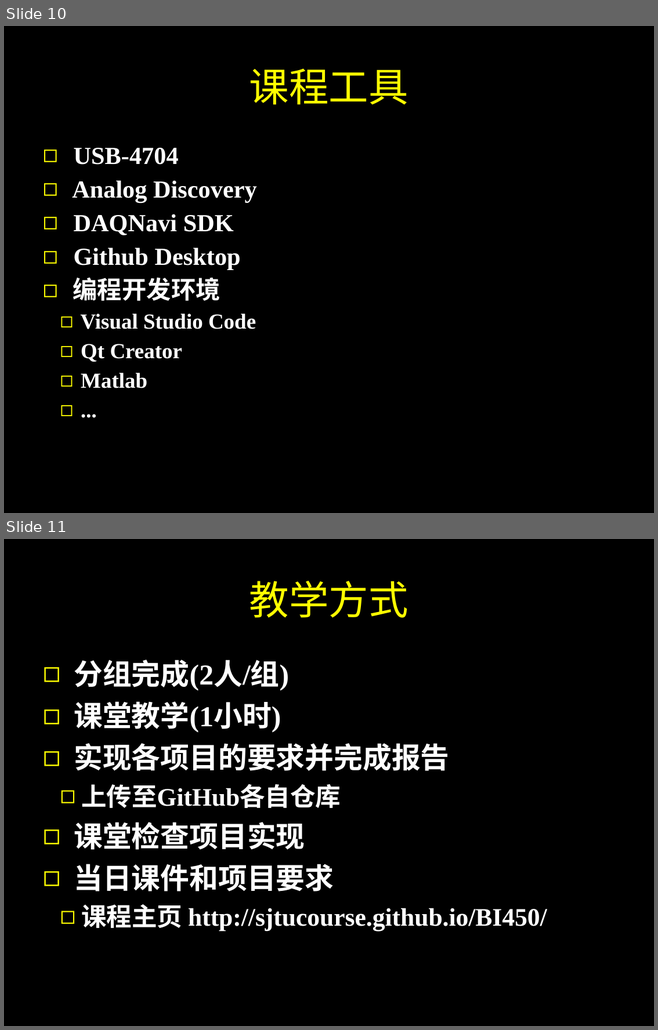
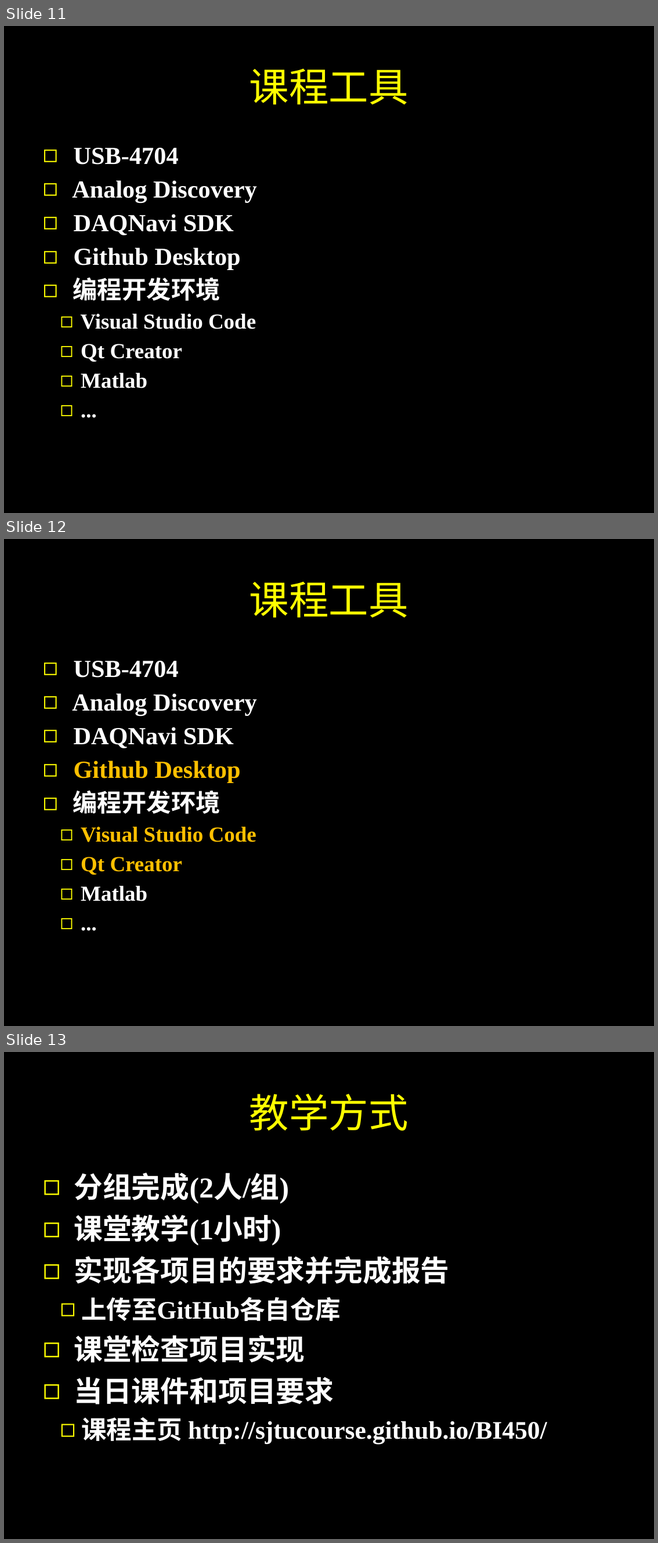
Before and after one commit to SJTUCourse/BI450, a slide deck: Lectures/2017 Fall/Lecture 0/Lecture 0.ppt. Shown one above the other, each under a label of ours: slides 10 and 11 before the commit, slides 11, 12 and 13 after it. The pictures are 658x1030 and 658x1543 pixels, drawn with LibreOffice and Linux fonts; fonts in the diff are those of the drawing. Boxes give left, top, right and bottom in pixels: in the first picture for what was removed or moved away, otherwise in the second. Text is boxed around its words. In the diff, an @@ line names an element or a change of style, - is before the commit and + after.

```diff
--- a/Lectures/2017 Fall/Lecture 0/Lecture 0.ppt
+++ b/Lectures/2017 Fall/Lecture 0/Lecture 0.ppt
@@ slide 12 added at <box>4,539,654,1026</box>, background #000000 @@
@@ title added at <box>249,581,408,618</box>, 44 pt, text #FFFF00 @@
+课程工具
@@ text added at <box>72,661,257,901</box>, 27.2 pt, text #FFFFFF, bold @@
+◻ USB-4704
+◻ Analog Discovery
+◻ DAQNavi SDK
+◻ Github Desktop
+◻ 编程开发环境
+  ◻ Visual Studio Code
+  ◻ Qt Creator
+  ◻ Matlab
+  ◻ ...
@@ what was slide 10 is now slide 11 @@
@@ what was slide 11 is now slide 13 @@
```
Also in this commit, not shown: 2 slides changed, 1 other slide added, 1 other file.
